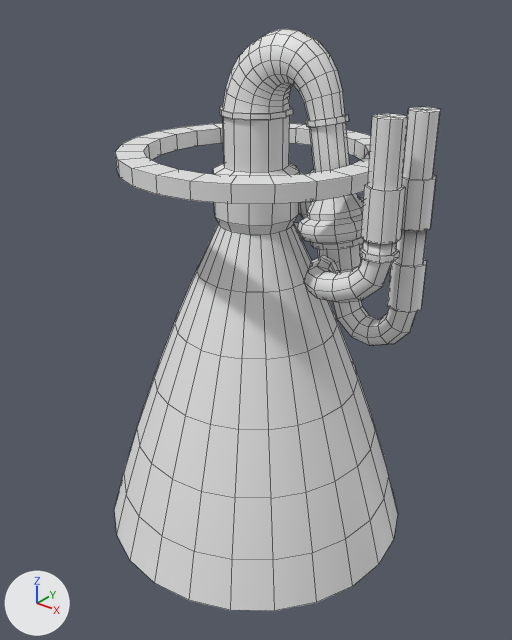
Two versions of the FBX model proton_v2/rd0213.fbx, one commit apart.
Camera for both pictures: a 50 mm lens placed at (1.005, -1.256, 0.849), pointed at (0.014, -0.017, 0.081). The axes (+X, +Y, +Z) are drawn at lower left. The lights are the same throughout. Mesh edges are drawn as thin lines. Materials are left out; every surface is plain grey. Where no turn or scale is listed for an object, it has been applied to the vertices. Vertices at the same position are counted once.

Before the edit, the objects in view are built like this:
```python
me_cylinder = bpy.data.meshes.new('Cylinder')
me_cylinder.from_pydata(...)  # 1372 vertices, 1353 faces; spans x -0.4..0.438, y -0.4..0.4, z -0.5..0.752
ob_mesh = bpy.data.objects.new('mesh', me_cylinder)
ob_mesh.location = (0.0, 0.0, 0.0)
```
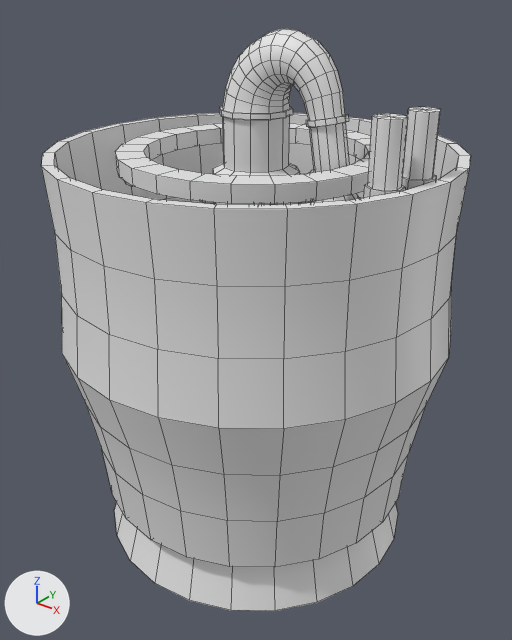
What changed in the scene script:
```text
Change me_cylinder:
    used by ob_mesh; location = (0.0, 0.0, 0.0)
    remove me_cylinder.from_pydata(...)  # 1372 vertices, 1353 faces; spans x -0.4..0.438, y -0.4..0.4, z -0.5..0.752
    add me_cylinder.from_pydata(...)  # 2019 vertices, 1976 faces; spans x -0.4..0.438, y -0.4..0.4, z -0.5..0.752
    me_cylinder part 1: 2 vertices removed from x 0.386..0.4, y -0.103..0.0, z 0.4; 432 vertices added at x -0.225..0.225, y -0.225..0.225, z 0.381..0.475
Add me_cylinder_001:
    me_cylinder_001.from_pydata(...)  # 288 vertices, 288 faces; spans x -0.478..0.478, y -0.478..0.478, z -0.362..0.5
Add ob_cover:
    ob_cover = bpy.data.objects.new('cover', me_cylinder_001)
    ob_cover.location = (0.0, 0.0, 0.0)
```

What differs and where, as boxes [x1, y1, x2, y2] in the pictures (512 x 640 px):
'cover', added
    after: [41, 113, 470, 567]
part 1 of me_cylinder, built on
    after: [124, 181, 283, 205]
